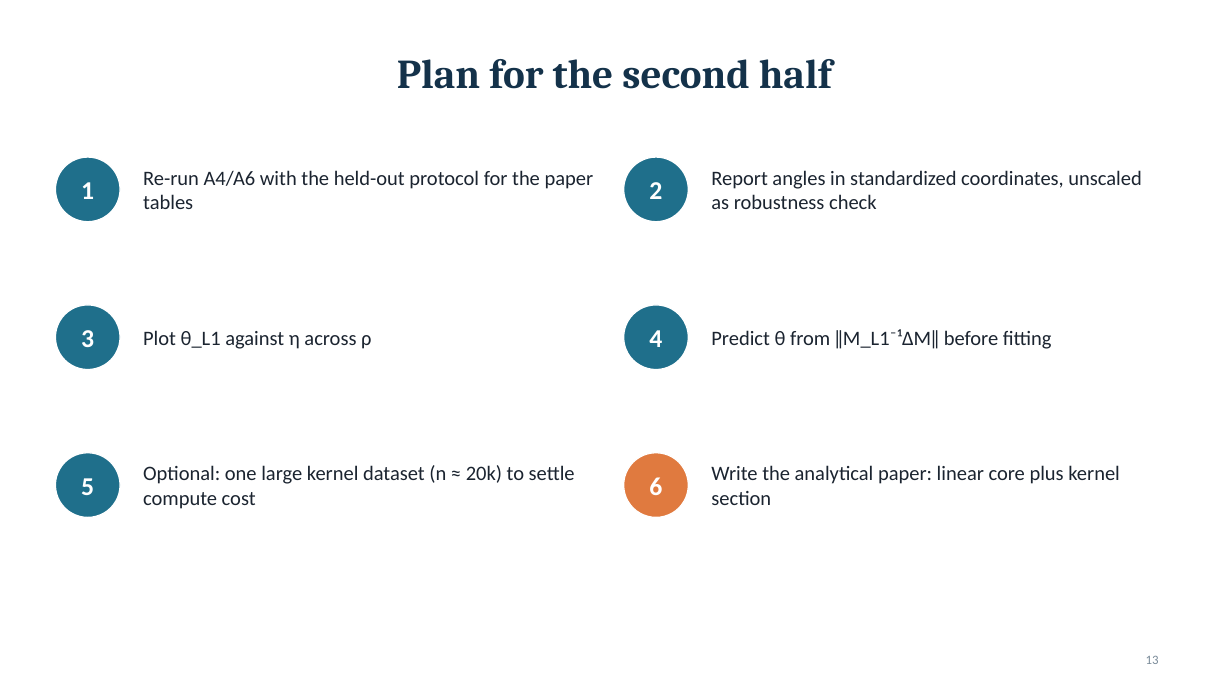
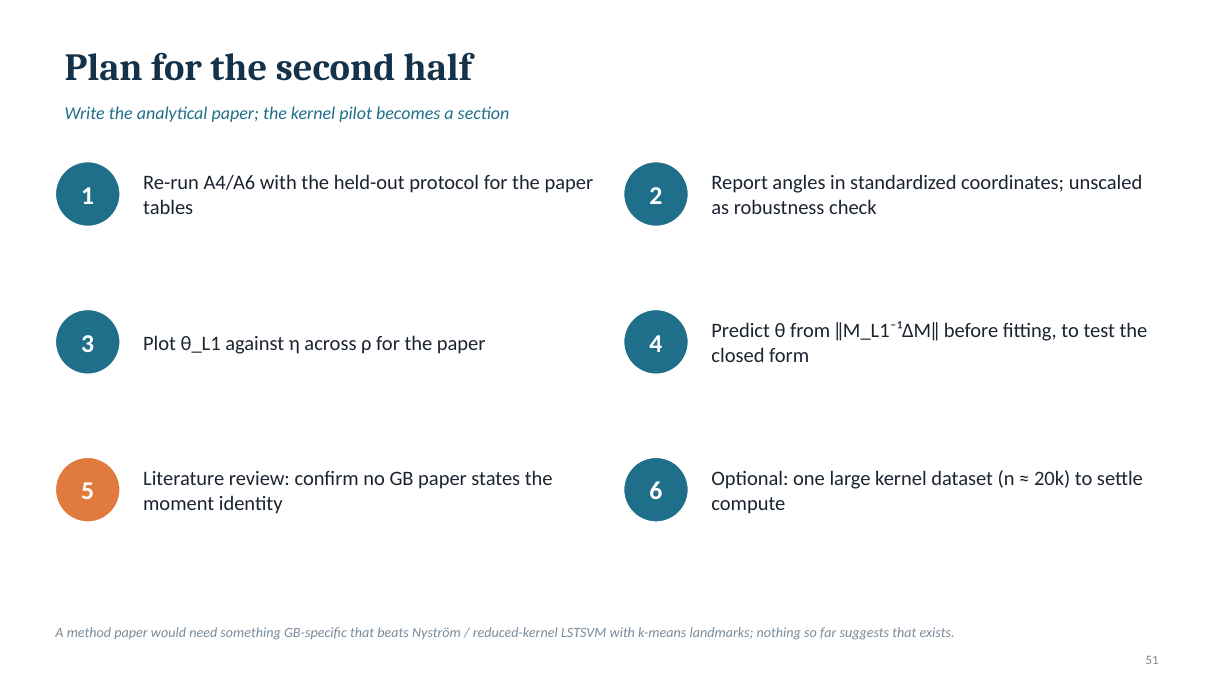
Before and after one commit to Toast24/GBLSTSVM-Ex, a slide deck: slide 51 of docs/midsem/GBLSTSVM_Midsem_Progress.pptx (slide 13 before the commit). Drawn at 1232x693 pixels with LibreOffice and Linux fonts; fonts in the diff are those of the drawing. Boxes give left, top, right and bottom in pixels: in the first picture for what was removed or moved away, otherwise in the second. Text is boxed around its words. In the diff, an @@ line names an element or a change of style, - is before the commit and + after.

```diff
--- a/docs/midsem/GBLSTSVM_Midsem_Progress.pptx
+++ b/docs/midsem/GBLSTSVM_Midsem_Progress.pptx
@@ title "Plan for the second half" at [65,52,472,81]: size 32 to 30 pt; alignment centre to left @@
@@ text added at [65,106,510,122], 14 pt, text #1F6F8B, italic @@
+Write the analytical paper; the kernel pilot becomes a section
@@ text at [711,174,1142,214]: text changed @@
-Report angles in standardized coordinates, unscaled as robustness check
+Report angles in standardized coordinates; unscaled as robustness check
@@ text at [711,321,1148,362]: text changed @@
-Predict θ from ‖M_L1⁻¹ΔM‖ before fitting
+Predict θ from ‖M_L1⁻¹ΔM‖ before fitting, to test the closed form
@@ text at [143,335,486,354]: text changed @@
-Plot θ_L1 against η across ρ
+Plot θ_L1 against η across ρ for the paper
@@ ellipse at [55,457,120,522]: fill #1F6F8B to #E07A3F @@
@@ text added at [143,470,553,514], 16 pt, text #1B2430 @@
+Literature review: confirm no GB paper states the moment identity
@@ 7 texts, 6 ellipses: place and size @@
-7 texts, 6 ellipses at [55,157,689,518]
+7 texts, 6 ellipses at [55,162,689,522]
@@ ellipse at [624,457,689,522]: fill #E07A3F to #1F6F8B @@
@@ text at [711,470,1143,514]: text changed @@
-Optional: one large kernel dataset (n ≈ 20k) to settle compute cost
+Optional: one large kernel dataset (n ≈ 20k) to settle compute
@@ text removed at [711,465,1120,505] @@
-Write the analytical paper: linear core plus kernel section
@@ text added at [55,627,955,640], 11 pt, text #7A8B99, italic @@
+A method paper would need something GB-specific that beats Nyström / reduced-kernel LSTSVM with k-means landmarks; nothing so far suggests that exists.
@@ page number at [1146,656,1159,664]: text changed @@
-13
+51
```
Also in this commit, not shown: 7 other slides changed, 44 slides added, 6 slides removed, 49 other files.
